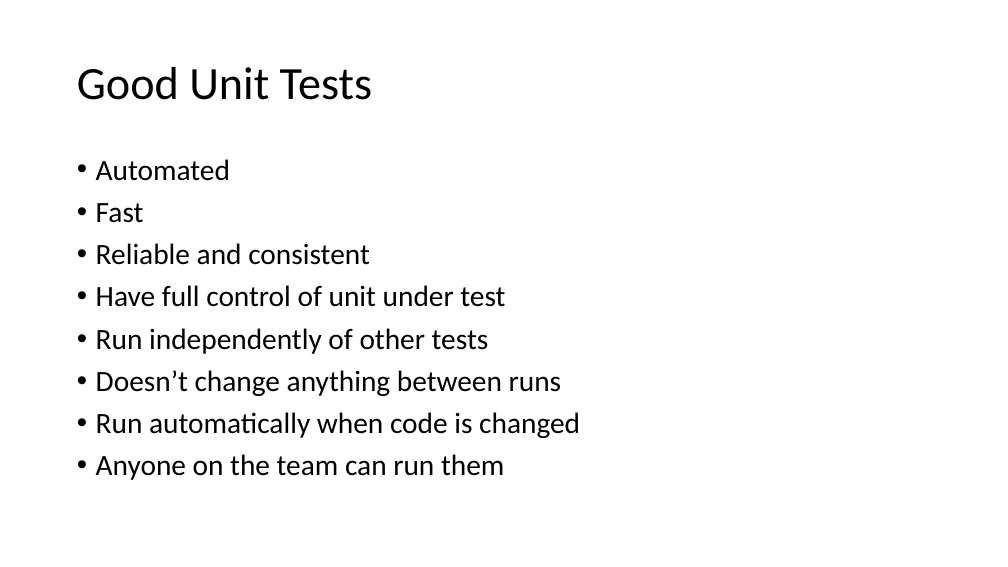
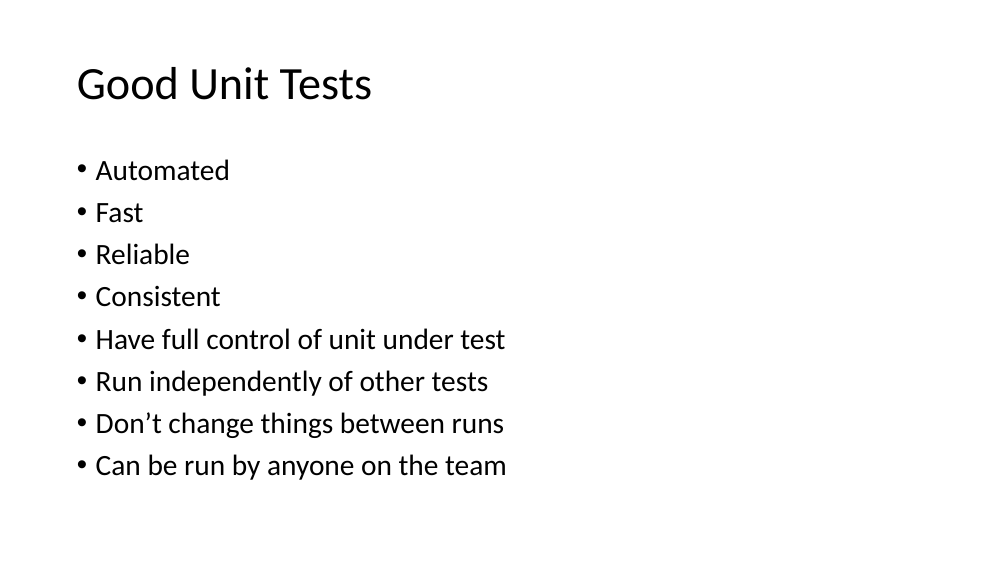
Before and after one commit to johnwpowell/mypizza, a slide deck: slide 12 of DI-Mocking-UnitTesting.pptx (slide 11 before the commit). Drawn at 1008x567 pixels with LibreOffice and Linux fonts; fonts in the diff are those of the drawing. Boxes give left, top, right and bottom in pixels: in the first picture for what was removed or moved away, otherwise in the second. Text is boxed around its words. In the diff, an @@ line names an element or a change of style, - is before the commit and + after.

```diff
--- a/DI-Mocking-UnitTesting.pptx
+++ b/DI-Mocking-UnitTesting.pptx
@@ text at <box>96,243,221,307</box>: text changed @@
-• Reliable and consistent
+• Reliable
+• Consistent
@@ text at <box>96,412,507,480</box>: text changed @@
-• Doesn’t change anything between runs
-• Run automatically when code is changed
-• Anyone on the team can run them
+• Don’t change things between runs
+• Can be run by anyone on the team
```
Also in this commit, not shown: 6 other slides changed, 2 slides added, 8 other files.
